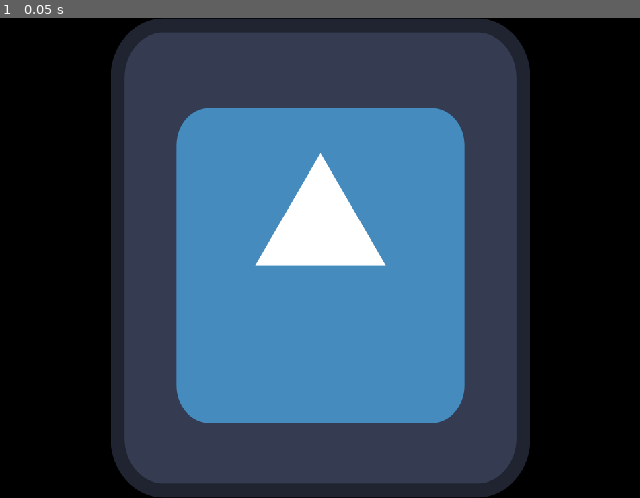
Above: before the commit, frame 1.
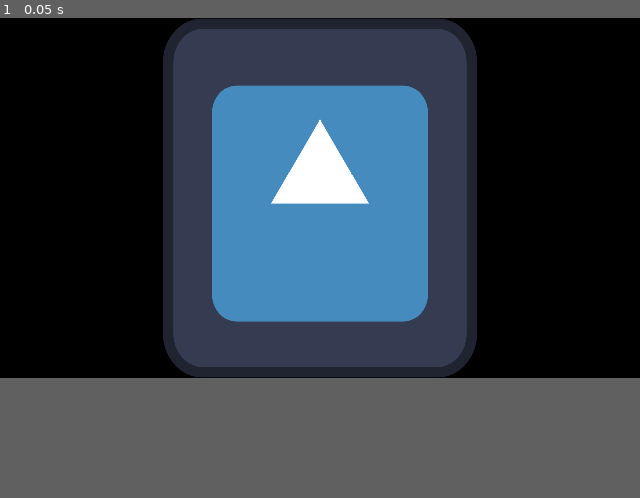
Above: after the commit, the same moment.

Repository: MTareqAzim/root-for-you
Game: Godot game, scene res://scenes/godot_splash.tscn
Same seed, same stepped clock (60 frames per second), same inputs: the game is played once before the commit and once after it. The engine's default icon, where the game draws it, is replaced by a stand-in: a white triangle on a blue panel in a dark square.
Inputs:
- Up to frame 1 (0.05 s): no input
In our replay, the window is 640x480 before the commit and 640x360 after it. These sizes can differ from the game's own. Grey fills any space a smaller window leaves; there, only what the larger window draws over its background counts as a difference.

The runs differ from the first frame. In frame 1, 45% of the frame differs, in the area x 17-83%, y 0-100%.

Commit message:
Set project size and modes to proper values.

Diff:
--- a/project.godot
+++ b/project.godot
@@ -21,10 +21,12 @@
 
 [display]
 
-window/size/width=640
-window/size/height=480
+window/size/width=320
+window/size/height=180
 window/size/resizable=false
 window/size/borderless=true
+window/stretch/mode="2d"
+window/stretch/aspect="keep"
 
 [gui]
 
